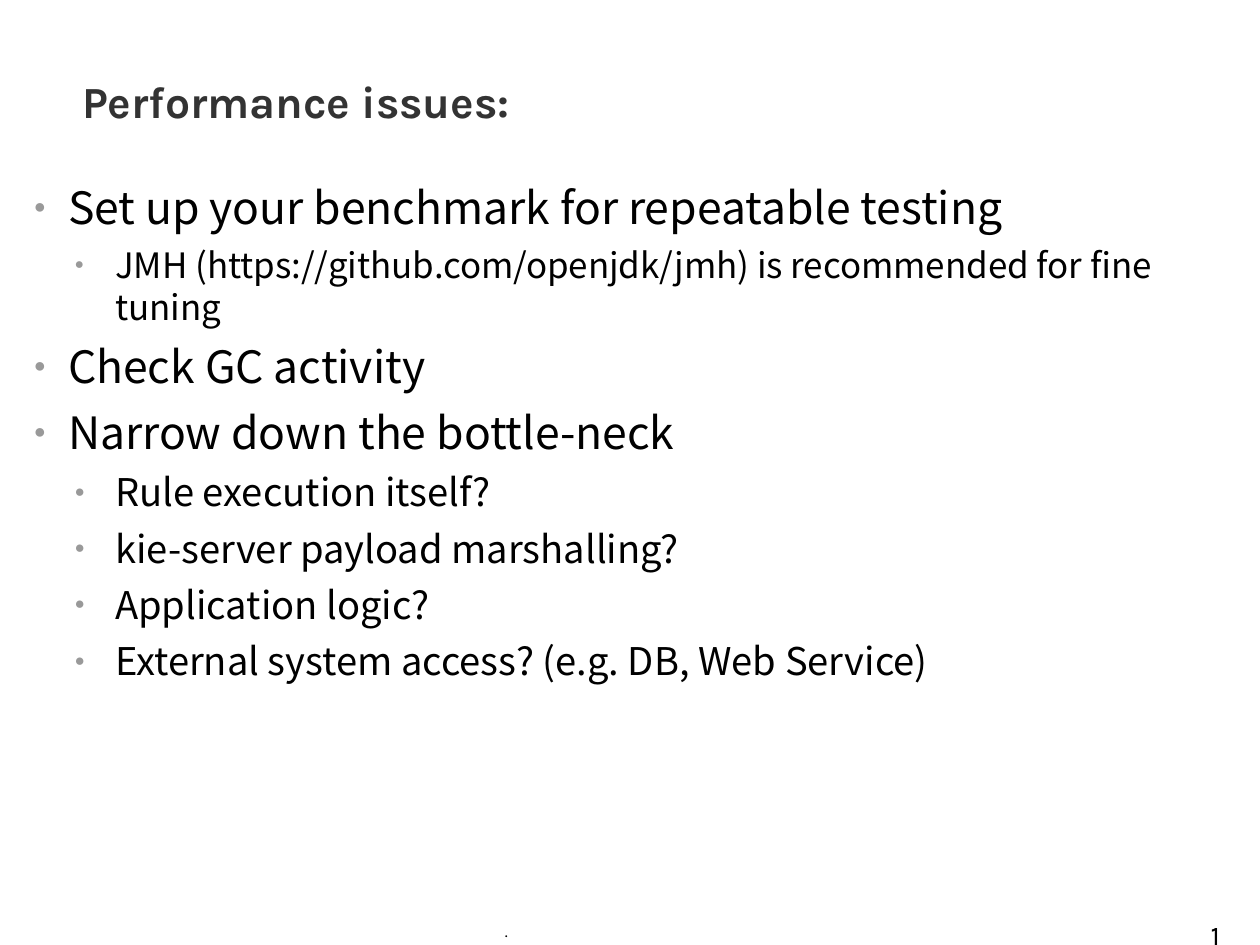
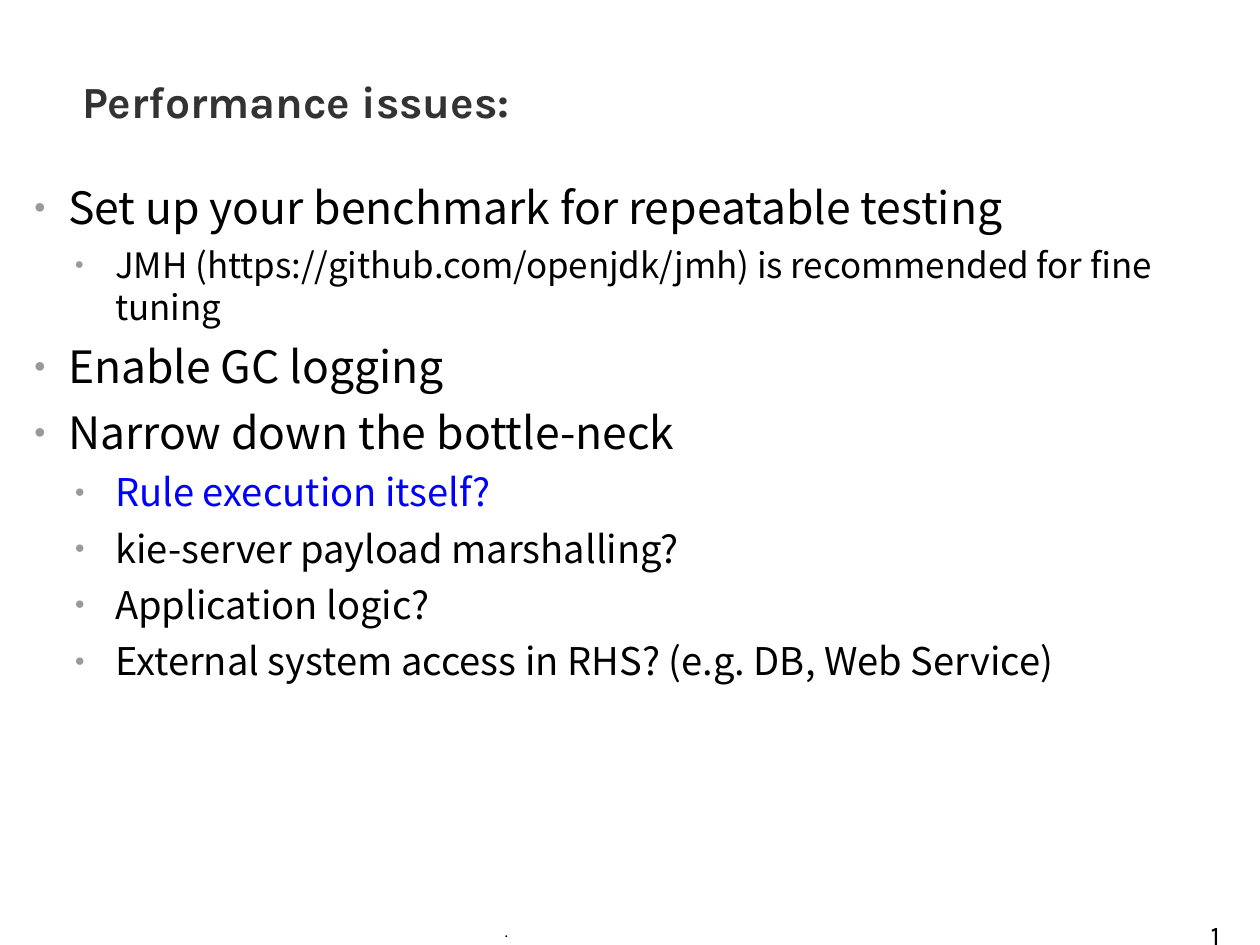
Before and after one commit to tkobayas/kie-live, a slide deck: slide 16 of 2021_Drools_trouble_shooting.odp. Drawn at 1260x945 pixels with LibreOffice and Linux fonts; fonts in the diff are those of the drawing; background and template pictures are left out. Boxes give left, top, right and bottom in pixels: in the first picture for what was removed or moved away, otherwise in the second. Text is boxed around its words. In the diff, an @@ line names an element or a change of style, - is before the commit and + after.

```diff
--- a/2021_Drools_trouble_shooting.odp
+++ b/2021_Drools_trouble_shooting.odp
@@ text at (68,347,444,394): text changed @@
-● Check GC activity
+● Enable GC logging
@@ text at (115,475,491,507): text colour #000000 to #0000FF in "Rule execution itself?" @@
@@ text at (115,644,1053,685): text changed @@
-  ● External system access? (e.g. DB, Web Service)
+  ● External system access in RHS? (e.g. DB, Web Service)
```
Also in this commit, not shown: 7 other slides changed, 1 slide added, 30 other files.
